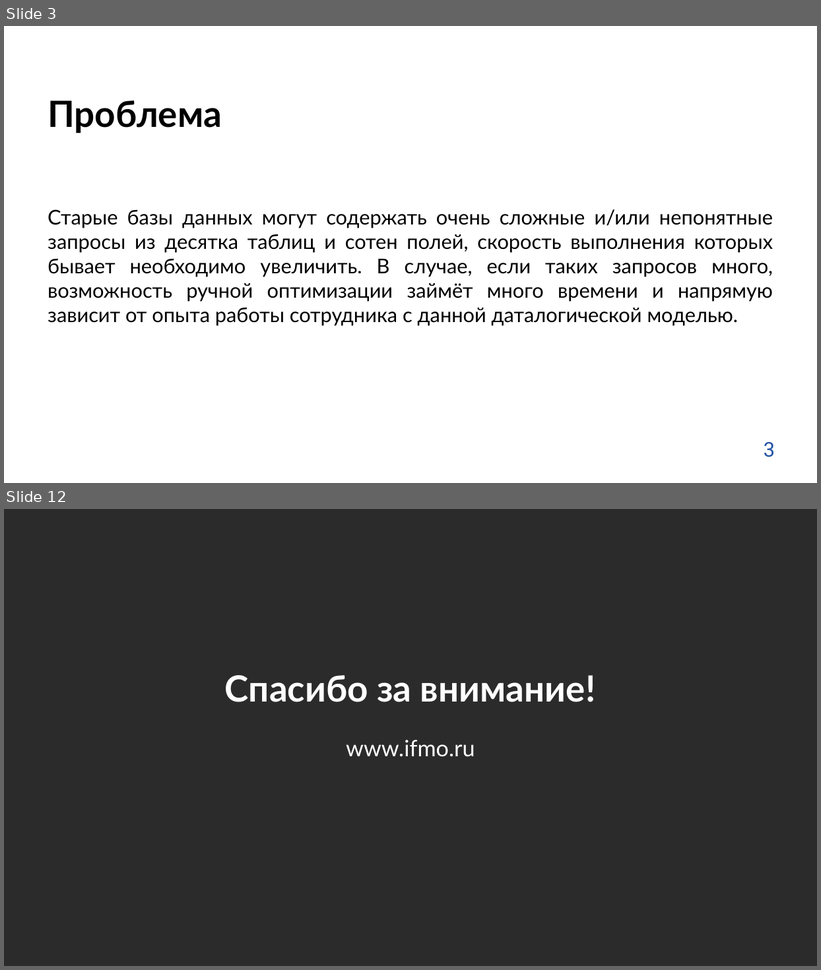
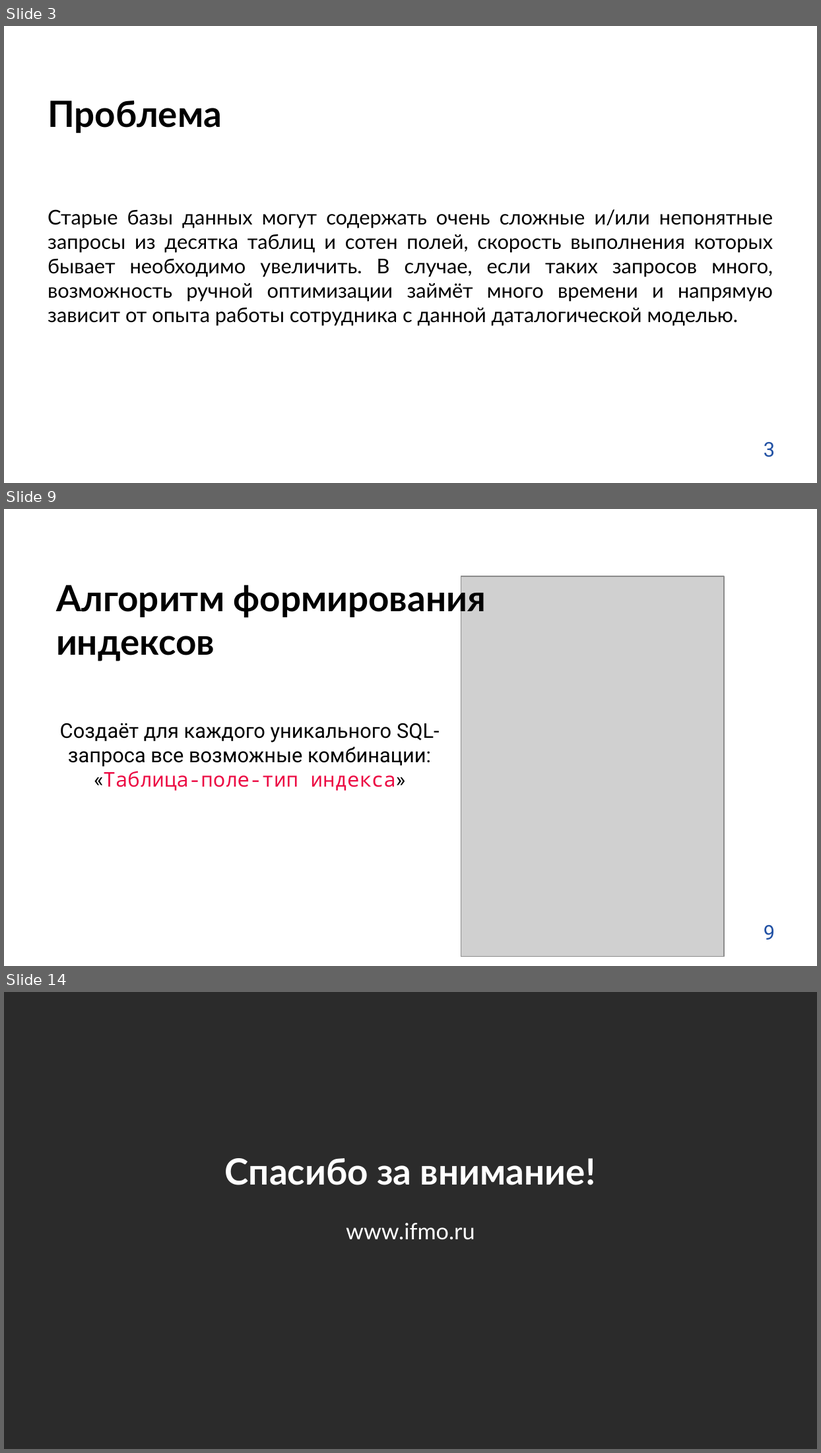
Before and after one commit to testpassword/Diploma-bachelor-degree-2022, a slide deck: docs/предзащита_2.pptx. Shown one above the other, each under a label of ours: slides 3 and 12 before the commit, slides 3, 9 and 14 after it; the slides between them are not shown. The pictures are 821x970 and 821x1453 pixels, drawn with LibreOffice and Linux fonts; fonts in the diff are those of the drawing; grey boxes stand for pictures; background and template pictures are left out; a plain dark background stands for a picture behind light text. Boxes give left, top, right and bottom in pixels: in the first picture for what was removed or moved away, otherwise in the second. Text is boxed around its words. In the diff, an @@ line names an element or a change of style, - is before the commit and + after.

```diff
--- a/docs/предзащита_2.pptx
+++ b/docs/предзащита_2.pptx
@@ slide 9 added at bbox=[4, 509, 817, 966], background picture (left out) @@
@@ title added at bbox=[56, 580, 486, 661], 32 pt, text #000000, bold @@
+Алгоритм формирования
+индексов
@@ picture added at bbox=[461, 576, 725, 957] @@
@@ text added at bbox=[60, 723, 439, 791], 18 pt, text #000000 @@
+Создаёт для каждого уникального SQL-запроса все возможные комбинации:
+«Таблица-поле-тип индекса»
@@ text added at bbox=[764, 925, 775, 940], 18 pt, text #2151A4 @@
+9
@@ what was slide 12 is now slide 14 @@
```
Also in this commit, not shown: 7 slides changed, 2 other slides added, 1 slide removed, 24 other files.
